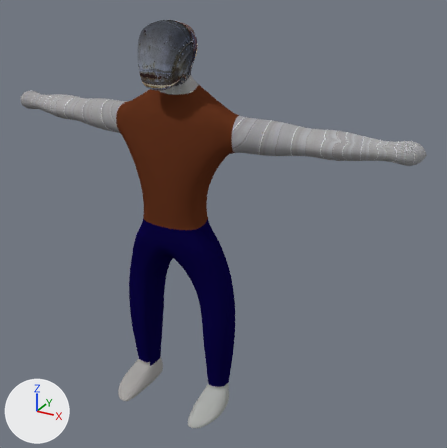
Before and after pictures for a commit that changed the Blender file 01 - Models/fb_player_final.blend.
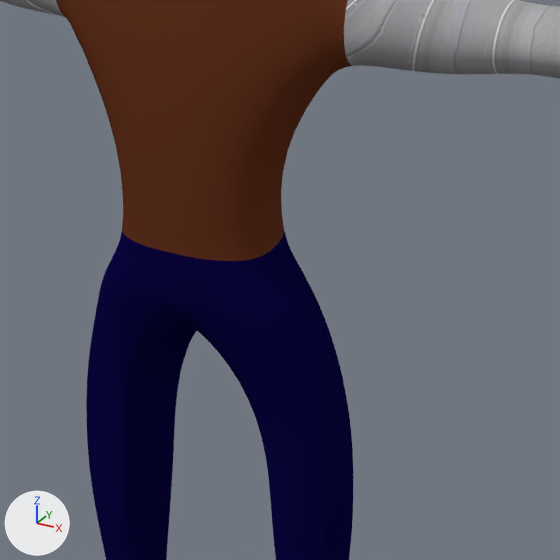
Each version appears first whole from a 50 mm camera at (20.2, -29.1, 28.8) aimed at (2.7, 2.7, 12.9), and next in a close-up on the part from 21% to 71% of the width and 28% to 78% of the height. Lighting does not change. The marker at lower left points along +X, +Y and +Z.
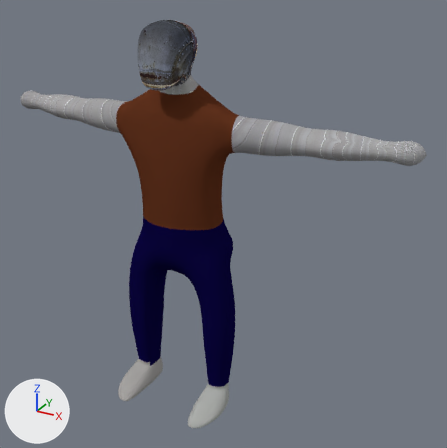
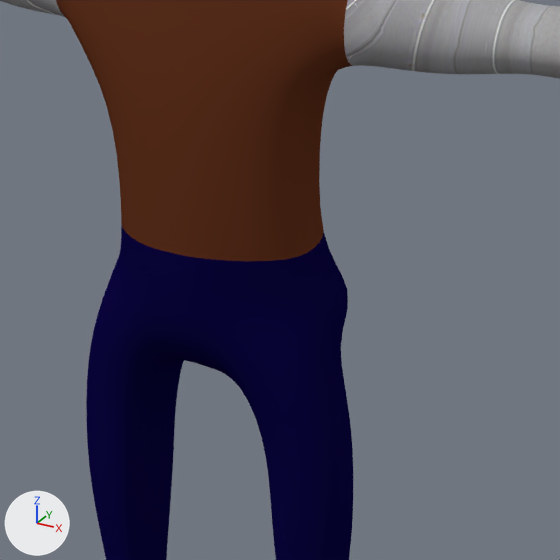
The newer file is also turned or shifted as a whole; pictures and numbers use the older file's frame.

Diff of the bpy script that builds the scene:
```diff
--- a/01 - Models/fb_player_final.blend.py
+++ b/01 - Models/fb_player_final.blend.py
@@ me_cube_001 @@
 me_cube_001.from_pydata(...)  # 474 vertices, 496 faces; spans x -14.9..14.9, y -3.9..2.8, z -14.8..10.6
 # used by ob_cube; location = (0.0, 1.67, 14.83)
+# me_cube_001 part 1: 27 of 474 vertices moved; they spanned x -2.9..2.9, y -1.9..1.5, z -4.8..0.7 and now span x -3.4..4.0, y -1.9..2.4, z -5.8..1.4; mean shift (0.2, 0.5, -0.2); largest move (2.9, -0.3, -2.7) -> (4.0, 1.4, -3.0)
 me_cube_001.materials.append(mat_material)
```

Changed parts and their boxes [x1, y1, x2, y2] in the close-ups (560 x 560 px; the box of a moved part takes in the faces that stretch with it):
part 1 of me_cube_001, moved or reshaped: before [83, 50, 333, 381]; after [83, 48, 348, 387]
